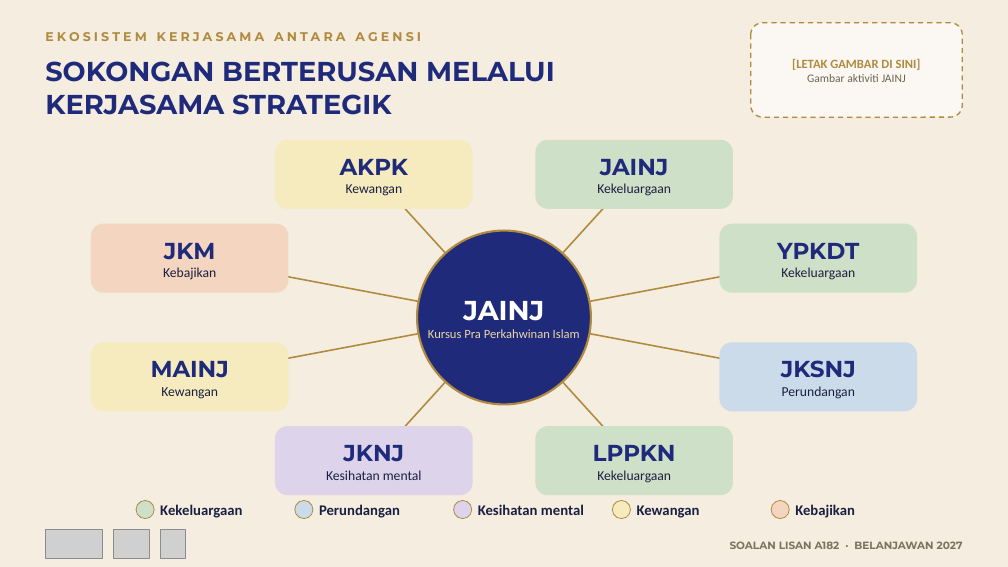
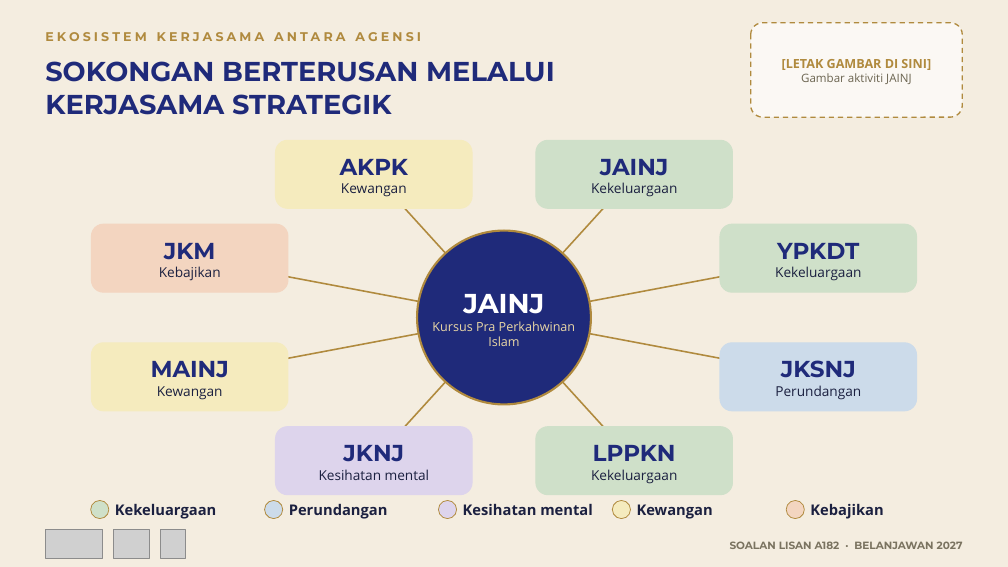
Before and after one commit to nawaljoe/Nawal, a slide deck: slide 13 of Infografik_Soalan_Lisan_A182_Belanjawan2027.pptx. Drawn at 1008x567 pixels with LibreOffice and Linux fonts; fonts in the diff are those of the drawing; grey boxes stand for pictures. Boxes give left, top, right and bottom in pixels: in the first picture for what was removed or moved away, otherwise in the second. Text is boxed around its words. In the diff, an @@ line names an element or a change of style, - is before the commit and + after.

```diff
--- a/Infografik_Soalan_Lisan_A182_Belanjawan2027.pptx
+++ b/Infografik_Soalan_Lisan_A182_Belanjawan2027.pptx
@@ text at (341,183,407,197): font Calibri to Open Sans in "Kewangan" @@
@@ text at (591,182,677,197): font Calibri to Open Sans in "Kekeluargaan" @@
@@ text at (159,266,221,281): font Calibri to Open Sans in "Kebajikan" @@
@@ text at (775,266,861,281): font Calibri to Open Sans in "Kekeluargaan" @@
@@ text at (432,321,575,346): font Calibri to Open Sans in "Kursus Pra Perkahwinan Islam" @@
@@ text at (157,386,223,400): font Calibri to Open Sans in "Kewangan" @@
@@ text at (775,385,861,400): font Calibri to Open Sans in "Perundangan" @@
@@ text at (319,469,429,480): font Calibri to Open Sans in "Kesihatan mental" @@
@@ text at (591,469,677,484): font Calibri to Open Sans in "Kekeluargaan" @@
@@ ellipse: place and size @@
-ellipse at (136,501,154,519)
+ellipse at (91,501,109,519)
@@ font Calibri to Open Sans in 6 elements at (782,59,931,84), (463,504,593,515), (637,504,713,519), (289,504,388,519), (810,504,883,519), (115,504,216,519) @@
@@ text "Kekeluargaan": place and size @@
-text "Kekeluargaan" at (160,504,242,518)
+text "Kekeluargaan" at (115,504,216,519)
@@ ellipse: place and size @@
-ellipse at (295,501,313,519)
+ellipse at (265,501,283,519)
@@ text "Perundangan": place and size @@
-text "Perundangan" at (319,504,400,518)
+text "Perundangan" at (289,504,388,519)
@@ ellipse: place and size @@
-ellipse at (454,501,472,519)
+ellipse at (439,501,457,519)
@@ text "Kesihatan mental": place and size @@
-text "Kesihatan mental" at (478,504,584,515)
+text "Kesihatan mental" at (463,504,593,515)
@@ ellipse: place and size @@
-ellipse at (771,501,789,519)
+ellipse at (786,501,805,519)
@@ text "Kebajikan": place and size @@
-text "Kebajikan" at (795,504,855,518)
+text "Kebajikan" at (810,504,883,519)
```
Also in this commit, not shown: 15 other slides changed.
